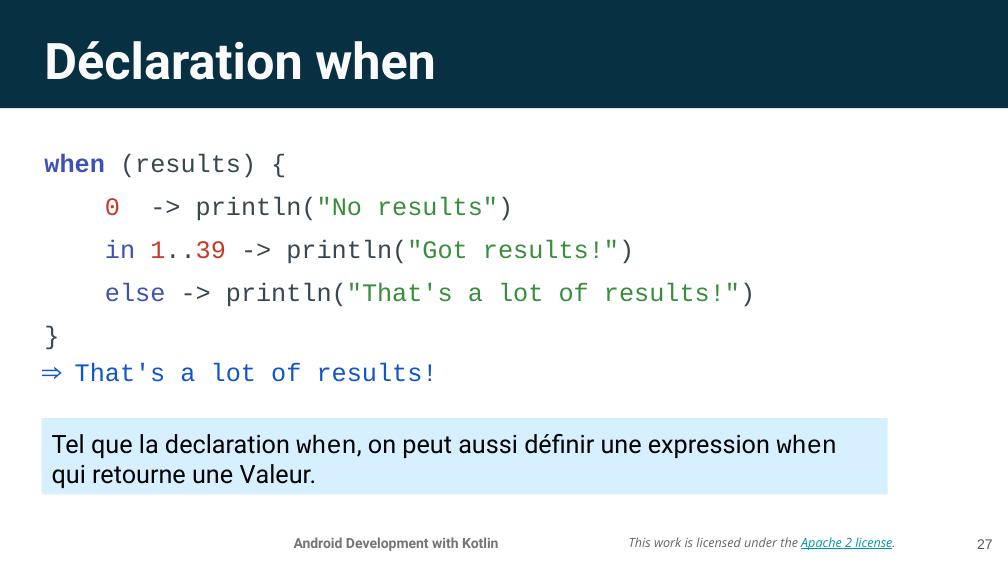
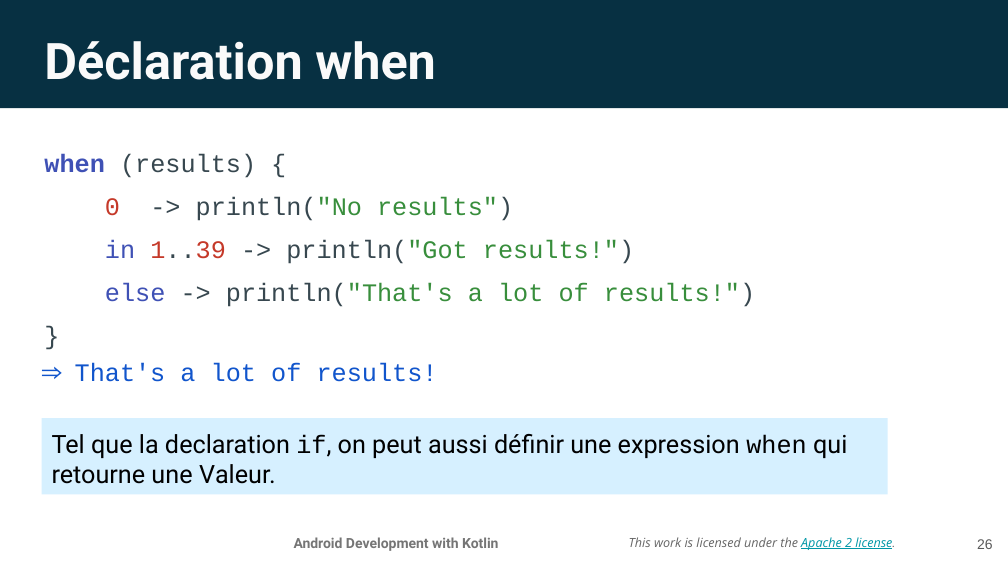
Before and after one commit to Josstoh/res508-qualite-dev-android, a slide deck: slide 26 of cours/Qualité dev Android - 1 - Kotlin 1 - Operateurs et types de données.pptx (slide 27 before the commit). Drawn at 1008x567 pixels with LibreOffice and Linux fonts; fonts in the diff are those of the drawing; background and template pictures are left out. Boxes give left, top, right and bottom in pixels: in the first picture for what was removed or moved away, otherwise in the second. Text is boxed around its words. In the diff, an @@ line names an element or a change of style, - is before the commit and + after.

```diff
--- a/cours/Qualité dev Android - 1 - Kotlin 1 - Operateurs et types de données.pptx
+++ b/cours/Qualité dev Android - 1 - Kotlin 1 - Operateurs et types de données.pptx
@@ text in rectangle at (52, 434, 847, 484): text changed @@
-Tel que la declaration when, on peut aussi définir une expression when qui retourne une Valeur.
+Tel que la declaration if, on peut aussi définir une expression when qui retourne une Valeur.
@@ page number at (977, 539, 993, 549): text changed @@
-27
+26
```
Also in this commit, not shown: 1 other slide changed, 1 slide removed, 1 other file.
